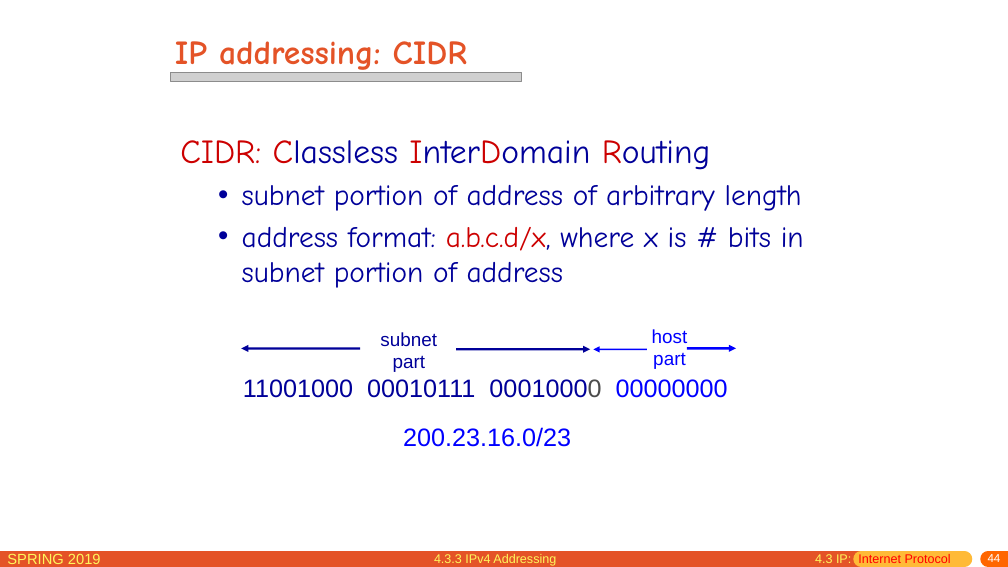
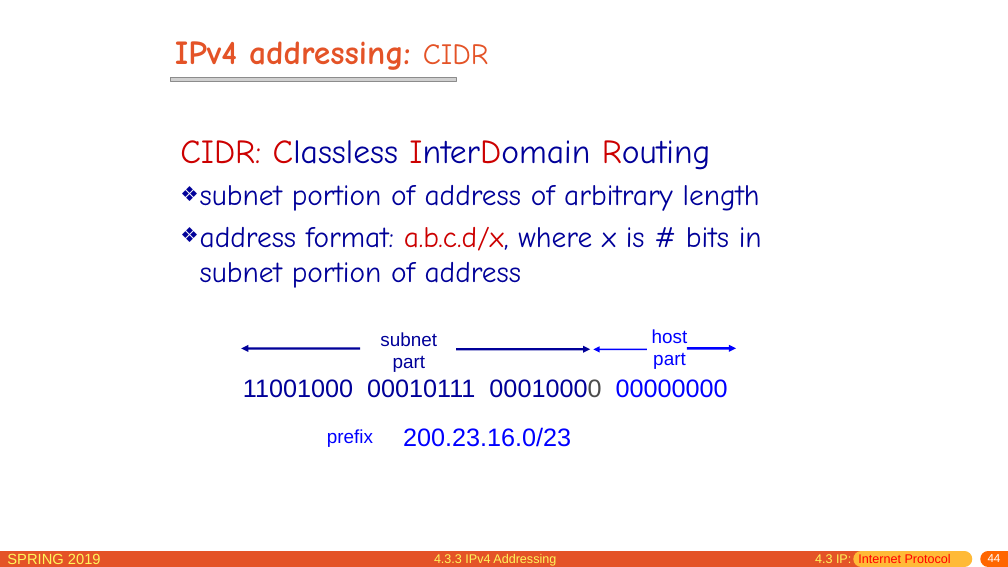
Before and after one commit to jichenghu/PPT_networkDistributed, a slide deck: slide 44 of chapter4.pptx. Drawn at 1008x567 pixels with LibreOffice and Linux fonts; fonts in the diff are those of the drawing; grey boxes stand for pictures. Boxes give left, top, right and bottom in pixels: in the first picture for what was removed or moved away, otherwise in the second. Text is boxed around its words. In the diff, an @@ line names an element or a change of style, - is before the commit and + after.

```diff
--- a/chapter4.pptx
+++ b/chapter4.pptx
@@ title at (175,41,489,70): text changed @@
-IP addressing: CIDR
+IPv4 addressing: CIDR
@@ picture: place and size @@
-picture at (171,72,522,81)
+picture at (171,77,456,81)
@@ text at (200,185,762,288): bullet • to ❖ @@
@@ text added at (327,429,373,447), 18 pt, text #0000FF @@
+prefix
```
Also in this commit, not shown: 28 other slides changed, 8 slides added.
